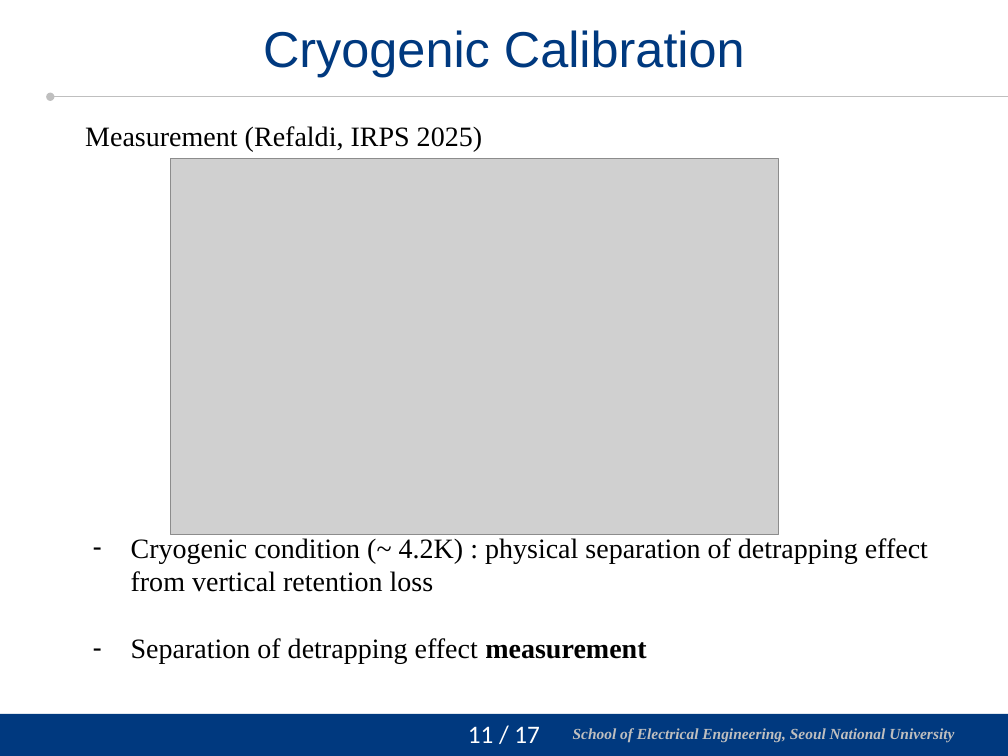
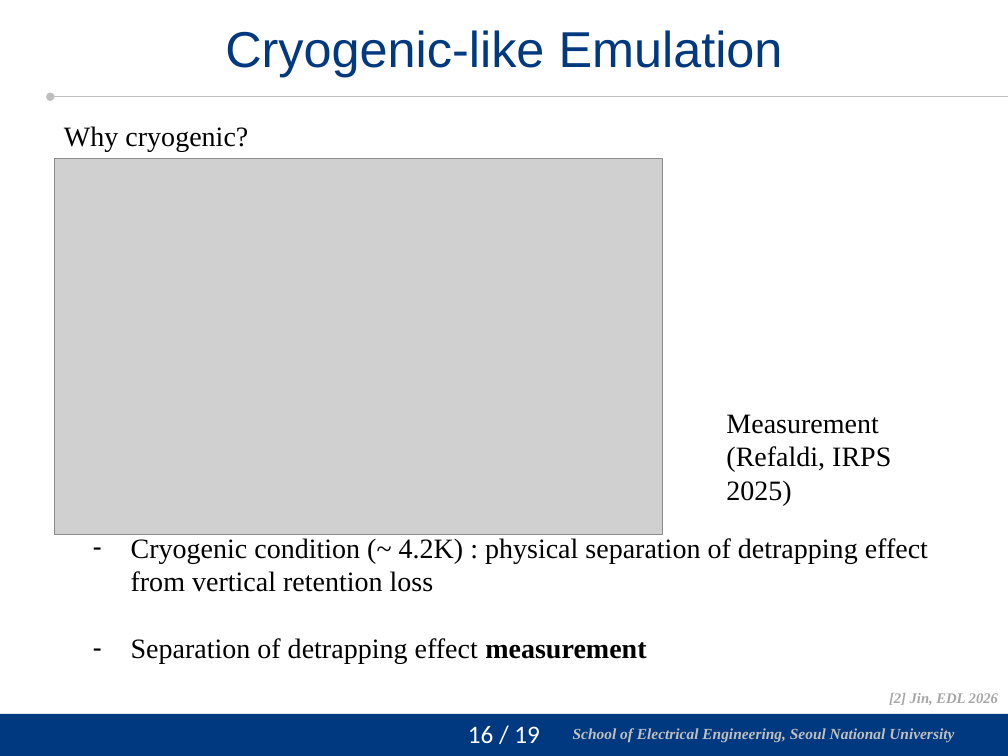
Before and after one commit to vectorcont62-dev/Graduation-SNU-MS, a slide deck: slide 16 of 진명 석사졸업 연구 정리.pptx (slide 12 before the commit). Drawn at 1008x756 pixels with LibreOffice and Linux fonts; fonts in the diff are those of the drawing; grey boxes stand for pictures; background and template pictures are left out. Boxes give left, top, right and bottom in pixels: in the first picture for what was removed or moved away, otherwise in the second. Text is boxed around its words. In the diff, an @@ line names an element or a change of style, - is before the commit and + after.

Commit message:
Presentation material layout finished. More details to be added.

```diff
--- a/진명 석사졸업 연구 정리.pptx
+++ b/진명 석사졸업 연구 정리.pptx
@@ title at bbox=[225, 30, 783, 76]: text changed @@
-Cryogenic Calibration
+Cryogenic-like Emulation
@@ text added at bbox=[64, 126, 248, 152], 20 pt, text #000000 @@
+Why cryogenic?
@@ picture: place and size @@
-picture at bbox=[170, 158, 778, 535]
+picture at bbox=[54, 158, 662, 535]
@@ text "Measurement (Refaldi, IRPS 2025)" rewrapped from bbox=[85, 126, 482, 152] to bbox=[726, 414, 891, 505] @@
@@ text added at bbox=[889, 693, 998, 705], 10.5 pt, text #A6A6A6, bold, italic @@
+[2] Jin, EDL 2026
@@ page number at bbox=[468, 726, 540, 743]: text changed @@
-11 / 17
+16 / 19
```
Also in this commit, not shown: 12 other slides changed, 6 slides added, 2 slides removed.
